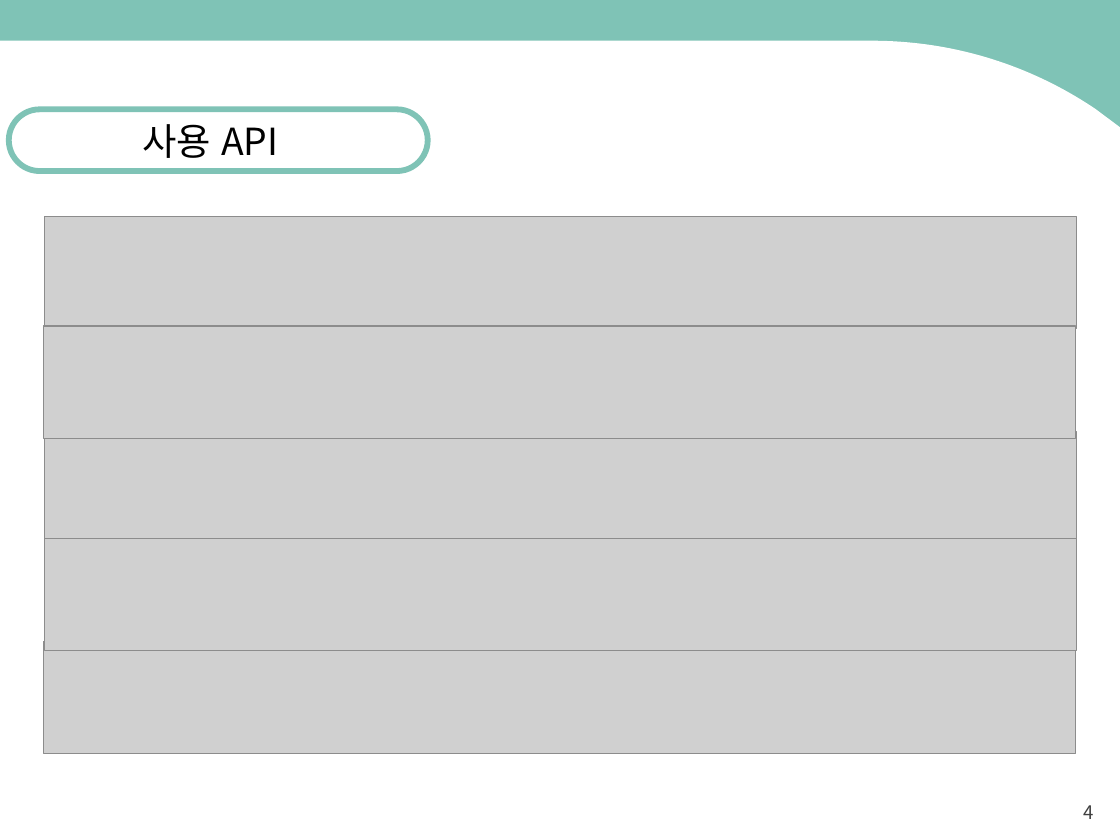
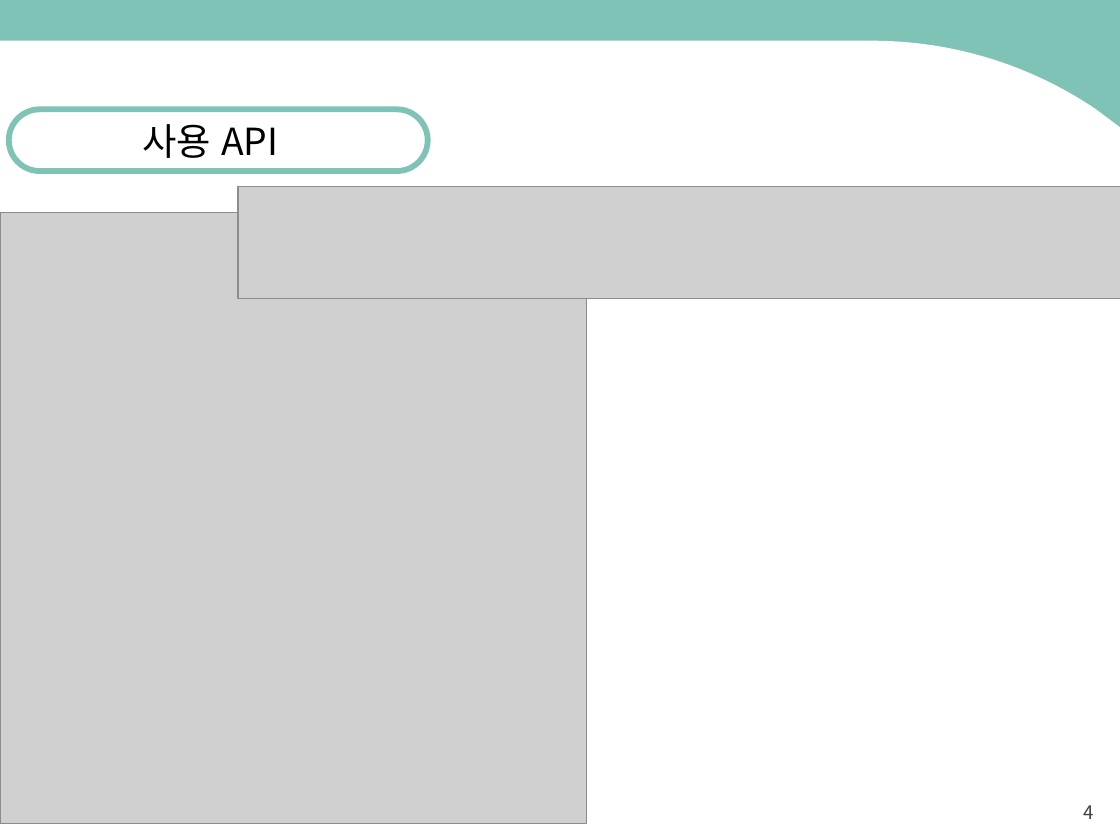
Before and after one commit to kpu2015180/scrtiptP, a slide deck: slide 4 of 기획발표.pptx. Drawn at 1120x840 pixels with LibreOffice and Linux fonts; fonts in the diff are those of the drawing; grey boxes stand for pictures. Boxes give left, top, right and bottom in pixels: in the first picture for what was removed or moved away, otherwise in the second. Text is boxed around its words. In the diff, an @@ line names an element or a change of style, - is before the commit and + after.

```diff
--- a/기획발표.pptx
+++ b/기획발표.pptx
@@ picture: place and size @@
-picture at bbox=[45, 432, 1076, 544]
+picture at bbox=[239, 186, 1120, 298]
@@ picture added at bbox=[0, 213, 587, 823] @@
@@ picture removed at bbox=[45, 216, 1076, 328] @@
@@ picture removed at bbox=[44, 326, 1075, 438] @@
@@ picture removed at bbox=[45, 539, 1076, 651] @@
@@ picture removed at bbox=[44, 642, 1075, 754] @@
```
Also in this commit, not shown: 2 other slides changed.
